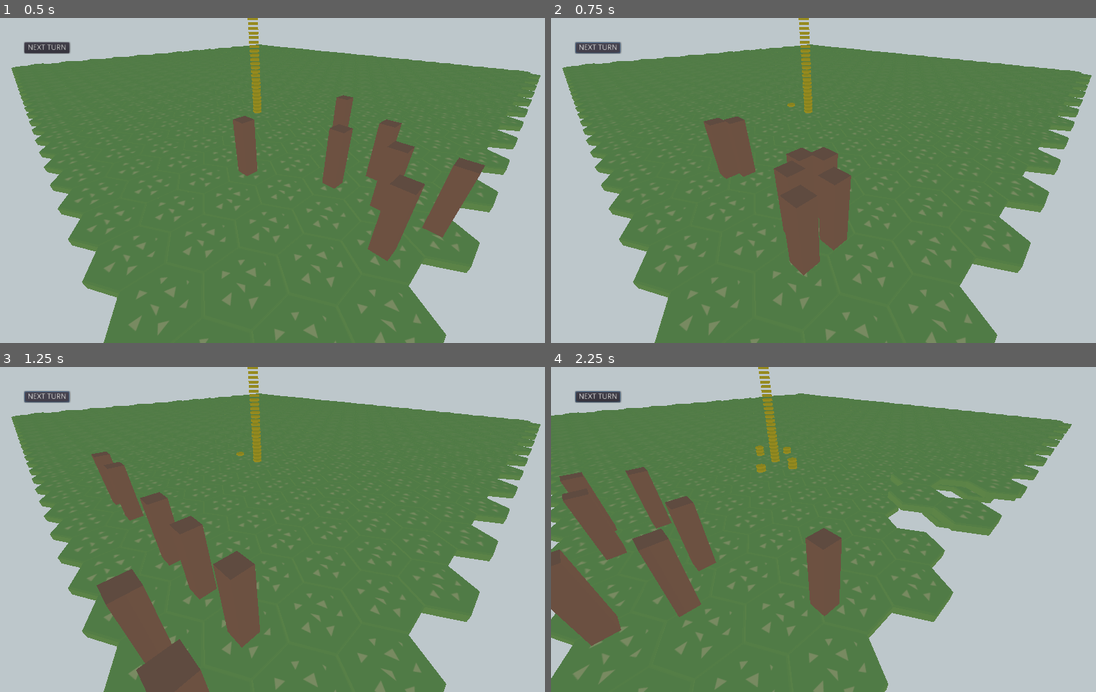
Above: before the commit, frames 1-4 (two rows, left to right).
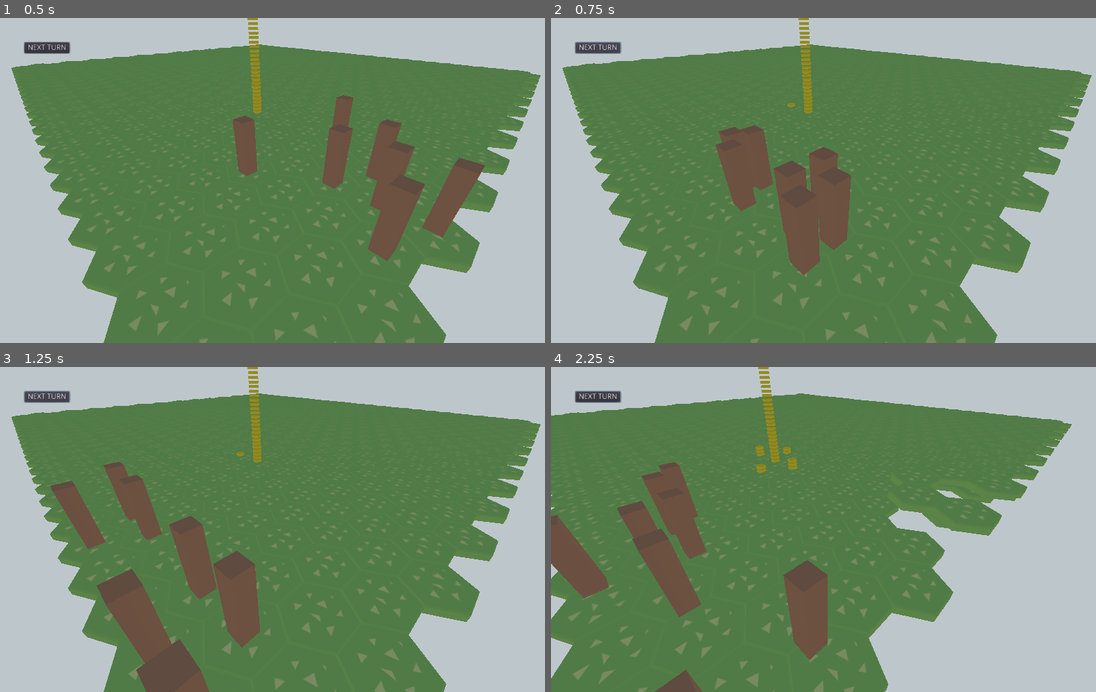
Above: after the commit, the same moments.

Repository: BVenturaDev/UMM
Game: Godot game, scene res://scenes/levels/main_level.tscn
Two runs of this game, one before a commit and one after it. Both use one fixed random seed, a clock stepped at 60 frames per second and the inputs below.
Inputs (mouse positions are in pixels of both pictures, inside the frame that each line leads up to):
- Up to frame 1 (0.5 s): no input
- Up to frame 2 (0.75 s): click "NEXT TURN" at 0.5 s
- Up to frame 3 (1.25 s): no input
- Up to frame 4 (2.25 s): click "NEXT TURN" at 1.25 s; tap Enter (ui_accept) at 2 s; move the mouse to (948, 513) at 2.02 s; hold Right (ui_right) from 2.03 s (still down); click (948, 513) at 2.17 s

Frame 1 is identical in both runs. In frame 2, 1.7% of the frame differs, in the area x 27-48%, y 30-60%; in frame 3, 2.1%; in frame 4, 8.4%, in the area x 0-54%, y 29-100%.

Commit message:
Instance a critter at the beginnig of nature_turn

Diff:
--- a/src/entities/critter.gd
+++ b/src/entities/critter.gd
@@ -7,12 +7,11 @@
 export var coord_y: int = 0
 var neighbors: Array
 
-var current_tile: Tile setget _set_current_tile
+var current_tile: Tile setget set_current_tile
 
-func _set_current_tile(new_value: Tile) -> void:
+func set_current_tile(new_value: Tile) -> void:
 	if not is_instance_valid(current_tile):
 		current_tile = new_value
-		current_tile.critter = self
 		return
 	# Clean of the current tile
 	current_tile.critter = null
--- /dev/null
+++ b/src/singletons/tiles_references.gd
@@ -0,0 +1 @@
+extends Node
--- a/src/states/game/ai_turn.gd
+++ b/src/states/game/ai_turn.gd
@@ -1,6 +1,6 @@
 extends Node
 
-var state_machine: StateMachine
+var state_machine
 
 func enter():
 	if Globals.DEBUG_SM:
--- a/src/states/game/nature_turn.gd
+++ b/src/states/game/nature_turn.gd
@@ -1,13 +1,15 @@
 extends Node
 
-var state_machine: StateMachine
-
+var state_machine
+var critter_scene = preload("res://scenes/entities/critter.tscn")
+export var spawn_critter_turn := 3
 
 func enter():
 	assert(GameSignals.connect("next_turn", self, "_next_turn") == 0)
 	# Events on enter
 	GameSignals.emit_signal("enter_nature_turn")
 	_do_group_nature_turn()
+	_spawn_critter()
 	_next_turn()
 
 func exit(next_state: String):
@@ -30,3 +32,10 @@
 	for nature in all_nature_in_scene:
 		if nature.has_method("do_turn"):
 			nature.do_turn()
+
+
+func _spawn_critter() -> void:
+	var critter : Critter = critter_scene.instance()
+	critter.current_tile = null
+	get_tree().current_scene.add_child(critter)
+	pass
--- a/src/states/game/player_turn.gd
+++ b/src/states/game/player_turn.gd
@@ -1,6 +1,6 @@
 extends Node
 
-var state_machine: StateMachine
+var state_machine
 
 
 func enter():
--- a/src/states/state_machine.gd
+++ b/src/states/state_machine.gd
@@ -1,7 +1,7 @@
 extends Node
 class_name StateMachine
 
-export(bool) var autostart = true
+export(bool) var autostart := true
 var state: Object
 
 var history = []
